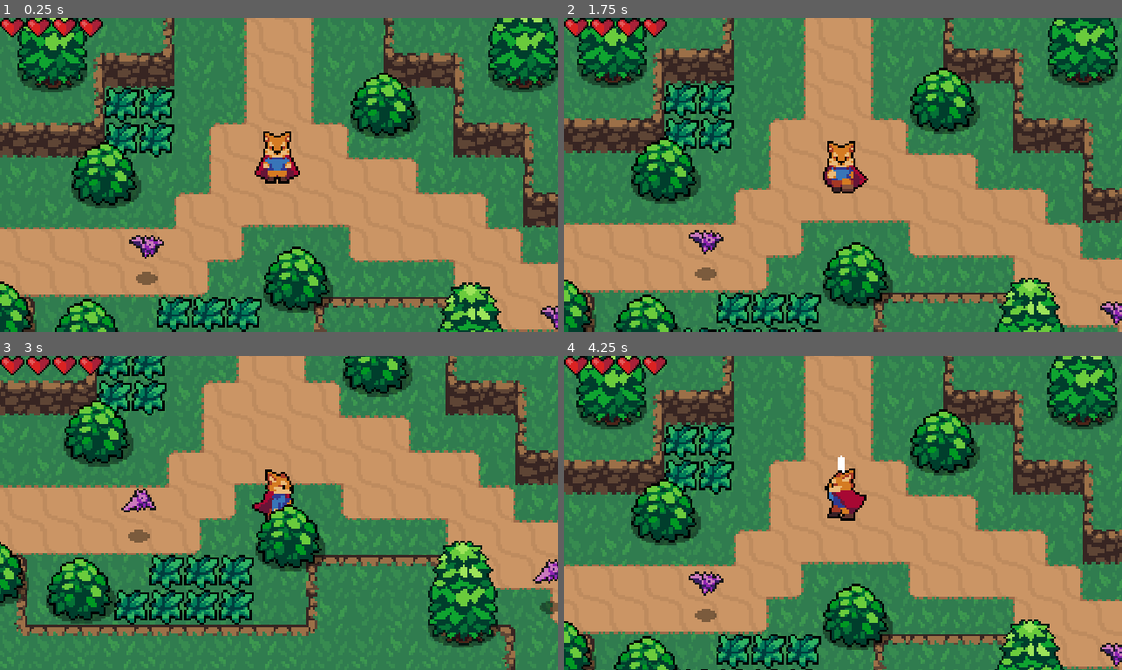
Above: before the commit, frames 1-4 (two rows, left to right).
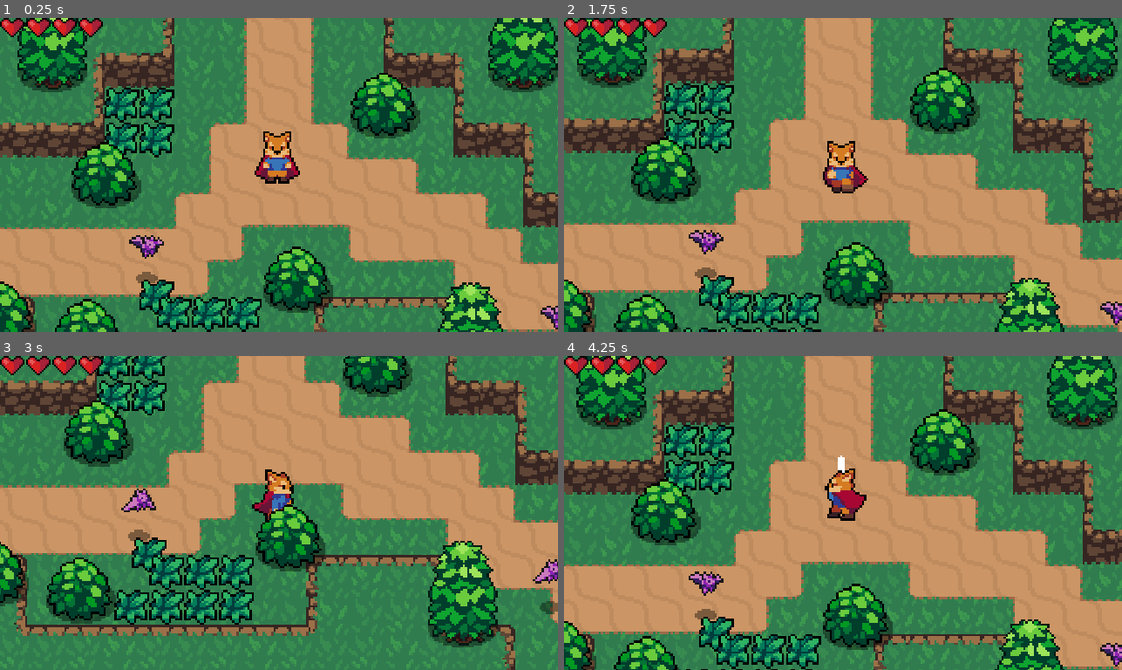
Above: after the commit, the same moments.

Repository: SlimeLord0905/godot_action_rpg
Game: Godot game, scene res://world.tscn
Same seed, same stepped clock (60 frames per second), same inputs: the game is played once before the commit and once after it.
Inputs:
- Up to frame 1 (0.25 s): no input
- Up to frame 2 (1.75 s): hold Right (ui_right) 0.53-1.28 s; tap Space (attack) at 0.6 s; hold Down (ui_down) from 1.28 s (still down); tap X (roll) at 1.35 s
- Up to frame 3 (3 s): release Down (ui_down) at 2.03 s; hold Right (ui_right) 2.03-2.78 s; tap Space (attack) at 2.1 s; hold Up (ui_up) from 2.78 s (still down); tap X (roll) at 2.85 s
- Up to frame 4 (4.25 s): release Up (ui_up) at 3.53 s; hold Left (ui_left) from 3.53 s (still down); tap Space (attack) at 3.6 s

The runs differ from the first frame. In frame 1, 0.4% of the frame differs, in the area x 25-32%, y 83-95%; in frame 2, 0.4%; in frame 3, 0.4%; in frame 4, 0.4%.

Commit message:
added grass patches

Diff:
--- a/world.tscn
+++ b/world.tscn
@@ -603,12 +603,18 @@
 [node name="grass3" parent="YSort/grass" instance=ExtResource( 7 )]
 position = Vector2( 128, 48 )
 
+[node name="grass14" parent="YSort/grass" instance=ExtResource( 7 )]
+position = Vector2( -36.5522, 50.0483 )
+
 [node name="grass8" parent="YSort/grass" instance=ExtResource( 7 )]
 position = Vector2( 112, 64 )
 
 [node name="grass9" parent="YSort/grass" instance=ExtResource( 7 )]
 position = Vector2( 128, 64 )
 
+[node name="grass15" parent="YSort/grass" instance=ExtResource( 7 )]
+position = Vector2( 128, 136 )
+
 [node name="grass4" parent="YSort/grass" instance=ExtResource( 7 )]
 position = Vector2( 136, 144 )
 
@@ -639,6 +645,18 @@
 [node name="grass11" parent="YSort/grass" instance=ExtResource( 7 )]
 position = Vector2( 152, 144 )
 
+[node name="grass16" parent="YSort/grass" instance=ExtResource( 7 )]
+position = Vector2( -55.6656, 33.5305 )
+
+[node name="grass17" parent="YSort/grass" instance=ExtResource( 7 )]
+position = Vector2( -35.9439, 34.2245 )
+
+[node name="grass18" parent="YSort/grass" instance=ExtResource( 7 )]
+position = Vector2( -71.0036, 15.8328 )
+
+[node name="grass19" parent="YSort/grass" instance=ExtResource( 7 )]
+position = Vector2( -71.2396, 34.0024 )
+
 [node name="bat" parent="YSort" instance=ExtResource( 8 )]
 position = Vector2( 115.243, 119.405 )
 
@@ -646,7 +664,7 @@
 position = Vector2( 304, 152 )
 
 [node name="bat3" parent="YSort" instance=ExtResource( 8 )]
-position = Vector2( -74.2492, 69.9363 )
+position = Vector2( -164.153, 48.4632 )
 
 [node name="bat4" parent="YSort" instance=ExtResource( 8 )]
 position = Vector2( -239.115, -89.8681 )
